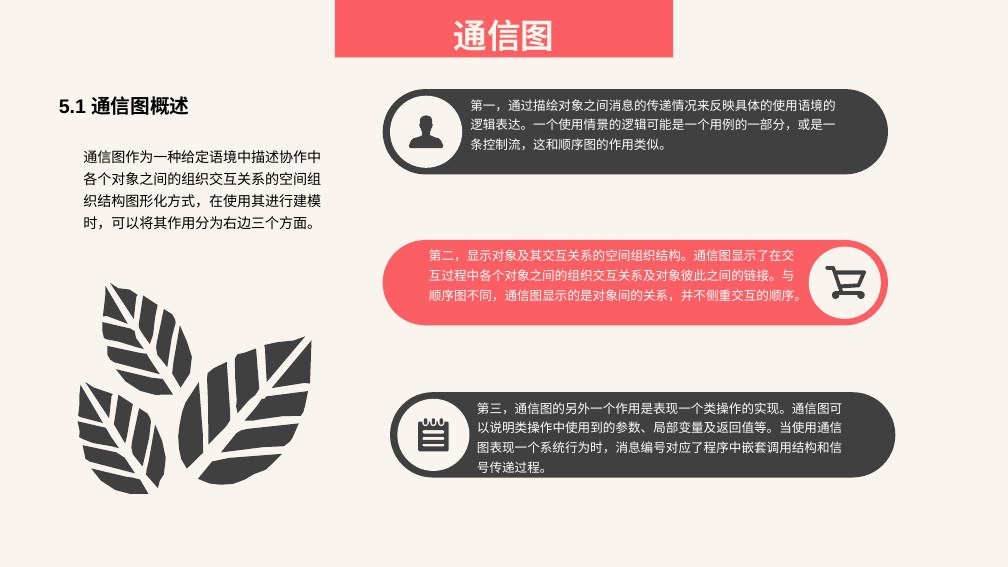
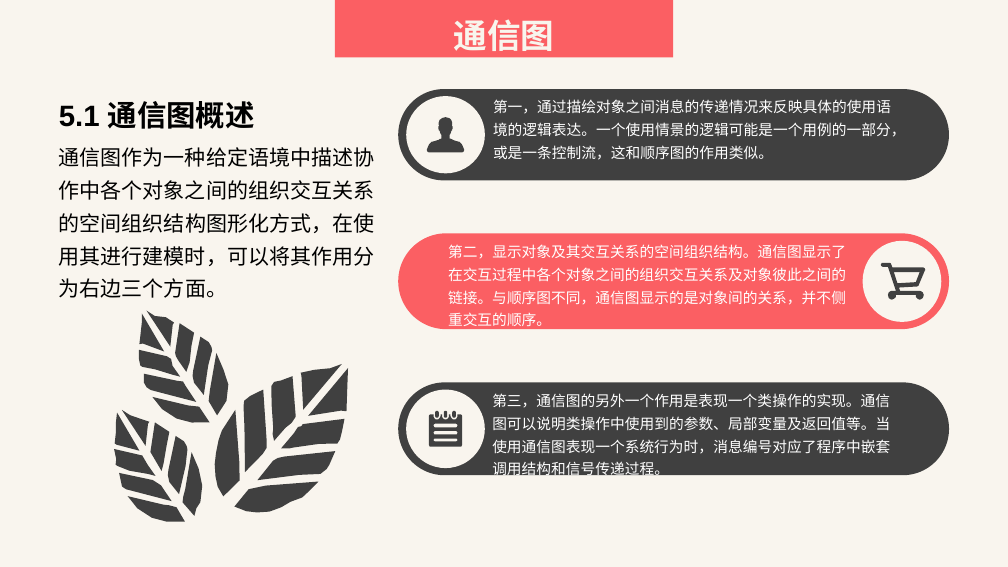
Before and after one commit to SarielX98/PRD2018G14, a slide deck: slide 61 of 受控文档/PPT/PRD2018-G14-UML基础I.pptx. Drawn at 1008x567 pixels with LibreOffice and Linux fonts; fonts in the diff are those of the drawing. Boxes give left, top, right and bottom in pixels: in the first picture for what was removed or moved away, otherwise in the second. Text is boxed around its words. In the diff, an @@ line names an element or a change of style, - is before the commit and + after.

```diff
--- a/受控文档/PPT/PRD2018-G14-UML基础I.pptx
+++ b/受控文档/PPT/PRD2018-G14-UML基础I.pptx
@@ text "5.1 通信图概述" at [59, 101, 255, 129]: size 18.6 to 28 pt @@
@@ rounded rectangle: place and size @@
-rounded rectangle at [383, 89, 888, 175]
+rounded rectangle at [399, 89, 950, 181]
@@ text "第一，通过描绘对象之间消息的传递情况来反映具体的使用语境的逻辑表达。一个使用情景的逻辑可能是一个用例的一部分，或是一条控 ...": place and size @@
-text "第一，通过描绘对象之间消息的传递情况来反映具体的使用语境的逻辑表达。一个使用情景的逻辑可能是一个用例的一部分，或是一条控 ..." at [470, 99, 835, 150]
+text "第一，通过描绘对象之间消息的传递情况来反映具体的使用语境的逻辑表达。一个使用情景的逻辑可能是一个用例的一部分，或是一条控 ..." at [493, 99, 906, 137]
@@ ellipse: place and size @@
-ellipse at [390, 96, 462, 168]
+ellipse at [406, 96, 485, 173]
@@ freeform shape: place and size @@
-freeform shape at [409, 116, 443, 148]
+freeform shape at [427, 117, 464, 152]
@@ text "通信图作为一种给定语境中描述协作中各个对象之间的组织交互关系的空间组织结构图形化方式，在使用其进行建模时，可以将其作用分 ...": place and size @@
-text "通信图作为一种给定语境中描述协作中各个对象之间的组织交互关系的空间组织结构图形化方式，在使用其进行建模时，可以将其作用分 ..." at [83, 150, 321, 230]
+text "通信图作为一种给定语境中描述协作中各个对象之间的组织交互关系的空间组织结构图形化方式，在使用其进行建模时，可以将其作用分 ..." at [59, 147, 375, 298]
@@ text "通信图作为一种给定语境中描述协作中各个对象之间的组织交互关系的空间组织结构图形化方式，在使用其进行建模时，可以将其作用分 ..." at [59, 147, 375, 298]: size 13.3 to 20 pt @@
@@ rounded rectangle: place and size @@
-rounded rectangle at [383, 240, 888, 325]
+rounded rectangle at [399, 234, 950, 330]
@@ size 12 to 14 pt in 3 elements at [492, 393, 890, 479], [493, 99, 906, 137], [448, 244, 846, 330] @@
@@ text "第二，显示对象及其交互关系的空间组织结构。通信图显示了在交互过程中各个对象之间的组织交互关系及对象彼此之间的链接。与顺序 ...": place and size @@
-text "第二，显示对象及其交互关系的空间组织结构。通信图显示了在交互过程中各个对象之间的组织交互关系及对象彼此之间的链接。与顺序 ..." at [429, 249, 807, 301]
+text "第二，显示对象及其交互关系的空间组织结构。通信图显示了在交互过程中各个对象之间的组织交互关系及对象彼此之间的链接。与顺序 ..." at [448, 244, 846, 330]
@@ ellipse: place and size @@
-ellipse at [809, 247, 881, 318]
+ellipse at [863, 241, 941, 322]
@@ freeform shape: place and size @@
-freeform shape at [826, 266, 867, 299]
+freeform shape at [881, 263, 926, 300]
@@ 4 freeform shapes: place and size @@
-4 freeform shapes at [113, 296, 277, 467]
+4 freeform shapes at [150, 323, 313, 494]
@@ 20 freeform shapes: place and size @@
-20 freeform shapes at [66, 279, 330, 510]
+20 freeform shapes at [102, 307, 367, 538]
@@ rounded rectangle: place and size @@
-rounded rectangle at [390, 392, 895, 478]
+rounded rectangle at [399, 383, 950, 476]
@@ ellipse: place and size @@
-ellipse at [398, 399, 470, 471]
+ellipse at [406, 389, 485, 468]
@@ text "第三，通信图的另外一个作用是表现一个类操作的实现。通信图可以说明类操作中使用到的参数、局部变量及返回值等。当使用通信图表 ...": place and size @@
-text "第三，通信图的另外一个作用是表现一个类操作的实现。通信图可以说明类操作中使用到的参数、局部变量及返回值等。当使用通信图表 ..." at [477, 402, 842, 473]
+text "第三，通信图的另外一个作用是表现一个类操作的实现。通信图可以说明类操作中使用到的参数、局部变量及返回值等。当使用通信图表 ..." at [492, 393, 890, 479]
@@ freeform shape: place and size @@
-freeform shape at [418, 419, 448, 451]
+freeform shape at [429, 411, 462, 447]
```
Also in this commit, not shown: 45 other slides changed.
